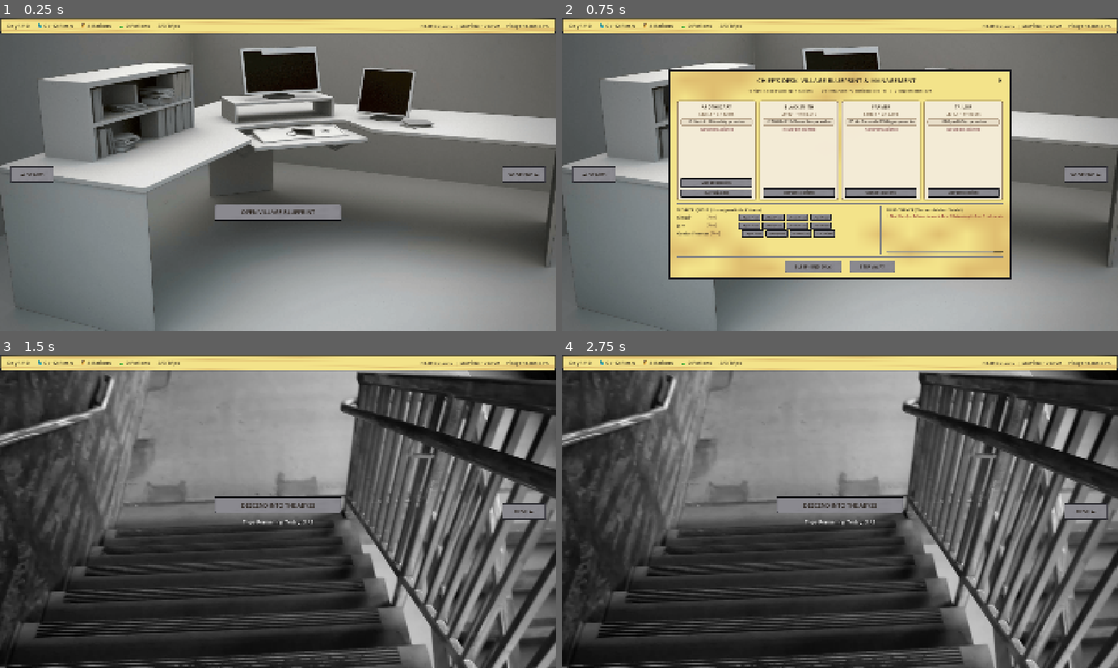
Above: before the commit, frames 1-4 (two rows, left to right).
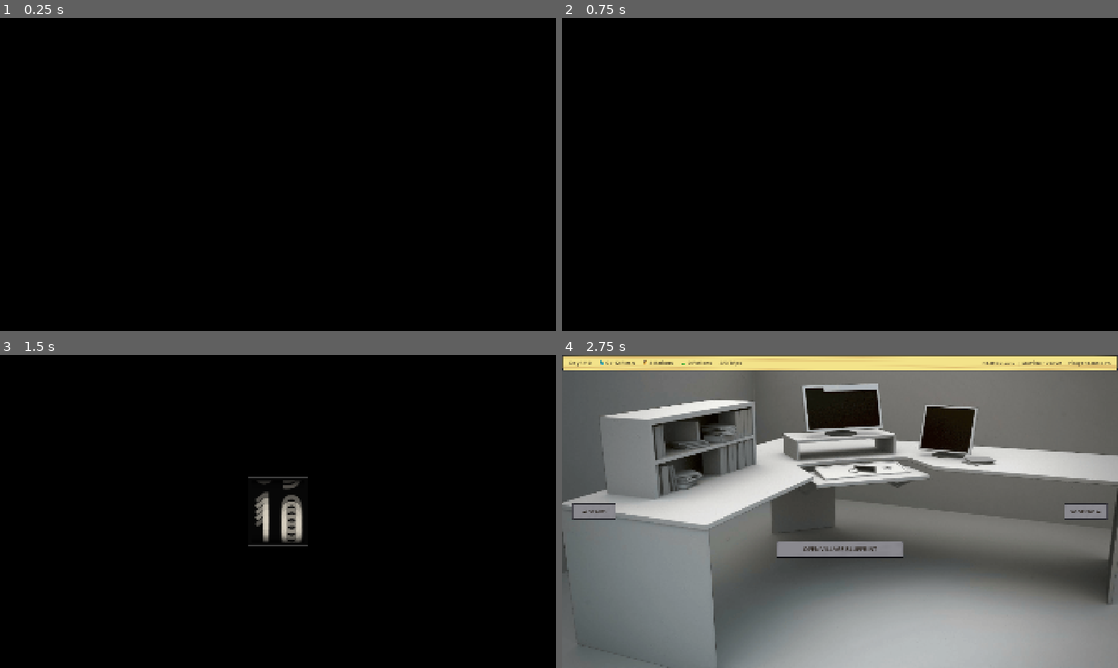
Above: after the commit, the same moments.

Repository: stir2/crunchy
Game: Godot game, scene res://Scenes/Main/main.tscn
The game is run twice, just before and just after one commit, with the same random seed, the same clock (stepped at 60 frames per second) and the same inputs.
Inputs (mouse positions are in pixels of both pictures, inside the frame that each line leads up to):
- Up to frame 1 (0.25 s): no input
- Up to frame 2 (0.75 s): click (840, 212) at 0.5 s, where only the run before the commit has a clickable "OPEN VILLAGE BLUEPRINT"
- Up to frame 3 (1.5 s): click (33, 511) at 1.25 s, where only the run before the commit has a clickable "◄ STAIRS"
- Up to frame 4 (2.75 s): tap Enter (ui_accept) at 2 s; move the mouse to (962, 495) at 2.02 s; hold Right from 2.03 s (still down); hold Enter (ui_accept) from 2.03 s (still down); click (962, 495) at 2.17 s

The runs differ from the first frame. In frame 1, 97% of the frame differs, in the area x 0-100%, y 0-100%; in frame 2, 99%; in frame 3, 92%; in frame 4, 80%.

Commit message:
Add intro/daily counter cutscene

Diff:
--- /dev/null
+++ b/Scenes/Cutscene/toll_cutscene.gd
@@ -0,0 +1,541 @@
+extends Control
+## Mechanical slot-style number wheel cutscene.
+## Black void + silence -> reels spin and agonizingly decelerate with Geiger clicks
+## -> heavy latch impact + housing shudder -> hard silence hold -> Chief's house.
+## Day 10: the number counts up from 1, accelerating into a blur, then brakes onto "∞".
+
+signal finished
+
+const HOUSE_SCENE := "res://Scenes/Village/House/house.tscn"
+
+const DIGIT_CELL_WIDTH := 92.0
+const INFINITY_CELL_WIDTH := 280.0
+const CELL_HEIGHT := 220.0
+const DIGIT_FONT_SIZE := 150
+
+const PRELUDE_TIME := 0.8
+const HOLD_TIME := 1.8
+const INFINITY_COUNT_TIME := 5.5 # 1 -> huge, accelerating
+const INFINITY_LAND_TIME := 1.6  # final brake onto the infinity symbol
+
+# --- audio tuning ---
+const SAMPLE_RATE := 44100
+const TICK_POOL := 6
+const TICK_MIN_INTERVAL_MS := 22 # caps the click rate so the frenzy stays a crackle, not mush
+const TICK_VOLUME_DB := -9.0
+const IMPACT_VOLUME_DB := -2.0
+
+enum Phase { PRELUDE, SPINNING, HOLD, DONE }
+
+@onready var reels_container: HBoxContainer = %ReelsContainer
+@onready var housing: Control = %Housing
+@onready var top_border: ColorRect = %TopBorder
+@onready var bottom_border: ColorRect = %BottomBorder
+@onready var aperture: Control = %Aperture
+@onready var top_shadow: ColorRect = %TopShadow
+@onready var bottom_shadow: ColorRect = %BottomShadow
+@onready var click_audio_player: AudioStreamPlayer = %ClickAudioPlayer
+
+var _phase := Phase.PRELUDE
+var _is_infinity := false
+var _reels: Array[DigitReel] = []
+var _landed_count := 0
+var _shake_root: Control # full-screen CenterContainer: rest position is always (0, 0)
+var _shake_tween: Tween
+
+var _tick_players: Array[AudioStreamPlayer] = []
+var _tick_idx := 0
+var _last_tick_ms := 0
+var _impact_player: AudioStreamPlayer
+
+
+## One wheel. `wheel` is a float position in symbol units; only 3 labels are ever alive.
+## Digit reels: wheel DEcreases while spinning, so digits scroll downward.
+## Counting reel (infinity): wheel INcreases 1 -> N, so numbers roll upward like a counter.
+class DigitReel extends Control:
+	signal tick
+	signal landed
+
+	const COUNT_TOP := 1000000 # infinity counter races from 1 to this
+	const BRAKE_DISTANCE := 15 # numbers it brakes through before landing on ∞
+	const BONE := Color(0.86, 0.83, 0.77, 1.0)
+	const CRIMSON := Color(0.85, 0.16, 0.16, 1.0)
+
+	var symbols: Array[String] = []
+	var target_index := 0
+	var counting := false
+	var cell_w := 92.0
+	var cell_h := 220.0
+	var base_font_size := 150
+	var is_landed := false
+
+	var _slots: Array = [] # 3 slots, each: [main, ghost-2, ghost-1, ghost+1, ghost+2]
+	var _blur_half := 0.0
+	var _last_step := 0
+	var _prev_wheel := 0.0
+	var _tween: Tween
+	var _kick_tween: Tween
+
+	var wheel := 0.0:
+		set(v):
+			wheel = v
+			_refresh()
+			var step := int(round(v))
+			if step != _last_step:
+				_last_step = step
+				if not is_landed:
+					tick.emit()
+
+	var kick := 0.0: # landing recoil, in pixels
+		set(v):
+			kick = v
+			_refresh()
+
+	func _init(p_symbols: Array[String], p_target: int, p_cell_w: float, p_cell_h: float, p_font_size: int, p_counting: bool = false) -> void:
+		symbols = p_symbols
+		target_index = p_target
+		counting = p_counting
+		cell_w = p_cell_w
+		cell_h = p_cell_h
+		base_font_size = p_font_size
+		custom_minimum_size = Vector2(cell_w, cell_h)
+		size = custom_minimum_size
+		clip_contents = true
+
+		# Motion blur = ghost copies of each label, offset vertically and faded by wheel speed.
+		# (A screen-texture shader can't be used: with several reels it samples a stale copy
+		# of the screen and blanks every reel after the first.)
+		for j in 3:
+			var layers: Array[Label] = []
+			for g in 5:
+				var lbl := Label.new()
+				lbl.size = Vector2(cell_w, cell_h)
+				lbl.horizontal_alignment = HORIZONTAL_ALIGNMENT_CENTER
+				lbl.vertical_alignment = VERTICAL_ALIGNMENT_CENTER
+				lbl.add_theme_font_size_override("font_size", base_font_size)
+				lbl.visible = (g == 0)
+				add_child(lbl)
+				layers.append(lbl)
+			_slots.append(layers)
+
+		set_process(false)
+		_last_step = target_index
+		wheel = float(target_index)
+
+	func _symbol_for(v: int) -> String:
+		if counting:
+			# Wheel decreases (scrolls DOWN, same as every other reel) while the
+			# displayed number m = -v counts UP; the end position is "∞".
+			var m := -v
+			if m >= -target_index:
+				return "∞"
+			if m < 1:
+				return ""
+			return str(m)
+		return symbols[posmod(v, symbols.size())]
+
+	func _fit_font(sym: String) -> int:
+		if counting and sym != "∞" and sym.length() > 0:
+			return mini(base_font_size, int(cell_w * 0.9 / (0.58 * sym.length())))
+		return base_font_size
+
+	const GHOST_MULT := [0.0, -1.0, -0.5, 0.5, 1.0]
+	const GHOST_ALPHA := [1.0, 0.25, 0.4, 0.4, 0.25]
+
+	func _refresh() -> void:
+		if _slots.is_empty():
+			return
+		var base := int(round(wheel))
+		var t := _blur_half / 44.0
+		for j in 3:
+			var v := base + j - 1
+			var sym := _symbol_for(v)
+			var y := (float(v) - wheel) * cell_h + kick
+			var layers: Array = _slots[j]
+			var changed: bool = (layers[0] as Label).text != sym
+			for g in 5:
+				var lbl: Label = layers[g]
+				if g > 0:
+					lbl.visible = _blur_half > 0.5
+					if not lbl.visible:
+						continue
+				if changed or (g > 0 and lbl.text != sym):
+					lbl.text = sym
+					lbl.add_theme_color_override("font_color", CRIMSON if sym == "∞" else BONE)
+					lbl.add_theme_font_size_override("font_size", _fit_font(sym))
+				lbl.position.y = y + GHOST_MULT[g] * _blur_half
+				lbl.modulate.a = lerpf(1.0, 0.55, t) if g == 0 else GHOST_ALPHA[g] * t * 1.6
+
+	func _process(delta: float) -> void:
+		var speed := absf(wheel - _prev_wheel) * cell_h / maxf(delta, 0.0001) # px/sec
+		_prev_wheel = wheel
+		_blur_half = clampf((speed - 500.0) * 0.012, 0.0, 44.0)
+		_refresh()
+
+	func _start_motion() -> void:
+		is_landed = false
+		_prev_wheel = wheel
+		set_process(true)
+
+	func _stop_motion() -> void:
+		set_process(false)
+		_blur_half = 0.0
+		_refresh()
+
+	func spin(rotations: int, duration: float) -> void:
+		var start := float(target_index + symbols.size() * rotations)
+		_last_step = int(round(start))
+		wheel = start
+		_start_motion()
+		_tween = create_tween()
+		_tween.tween_property(self, "wheel", float(target_index), duration) \
+			.set_trans(Tween.TRANS_QUINT).set_ease(Tween.EASE_OUT)
+		_tween.tween_callback(_land)
+
+	## Infinity: count 1 -> huge with exponential acceleration, then brake hard onto the symbol.
+	func spin_counting(count_time: float, land_time: float) -> void:
+		var lead := float(-target_index - BRAKE_DISTANCE)
+		_last_step = -1
+		wheel = -1.0
+		_start_motion()
+		_tween = create_tween()
+		_tween.tween_method(func(t: float) -> void: wheel = -pow(lead, t), 0.0, 1.0, count_time)
+		_tween.tween_property(self, "wheel", float(target_index), land_time) \
+			.set_trans(Tween.TRANS_QUINT).set_ease(Tween.EASE_OUT)
+		_tween.tween_callback(_land)
+
+	func _land() -> void:
+		is_landed = true
+		_stop_motion()
+		wheel = float(target_index)
+		# Heavy steel pawl drops into the gear
+		_kick_tween = create_tween()
+		_kick_tween.tween_property(self, "kick", 7.0, 0.04).set_trans(Tween.TRANS_QUAD).set_ease(Tween.EASE_OUT)
+		_kick_tween.tween_property(self, "kick", -2.0, 0.05).set_trans(Tween.TRANS_QUAD).set_ease(Tween.EASE_IN)
+		_kick_tween.tween_property(self, "kick", 0.0, 0.06).set_trans(Tween.TRANS_BOUNCE).set_ease(Tween.EASE_OUT)
+		landed.emit()
+
+	func snap_to_final() -> void:
+		if _tween != null and _tween.is_valid():
+			_tween.kill()
+		if _kick_tween != null and _kick_tween.is_valid():
+			_kick_tween.kill()
+		is_landed = true
+		_stop_motion()
+		_last_step = target_index
+		kick = 0.0
+		wheel = float(target_index)
+
+
+func _ready() -> void:
+	Input.set_mouse_mode(Input.MOUSE_MODE_HIDDEN)
+
+	_shake_root = housing.get_parent() as Control
+
+	var quota := GameController.current_quota()
+	# Day 10 quota is 0 -> display the impossible toll: "∞"
+	_is_infinity = quota == 0 or GameController.is_day_10()
+	var target := "∞" if _is_infinity else str(quota)
+
+	_setup_reels(target)
+	_setup_shadow_gradients()
+	_build_audio()
+
+	# Pure black void until the reels lurch to life
+	housing.visible = false
+	_run_sequence()
+
+
+func _exit_tree() -> void:
+	Input.set_mouse_mode(Input.MOUSE_MODE_VISIBLE)
+
+
+func _unhandled_input(event: InputEvent) -> void:
+	if not (event.is_action_pressed("ui_accept") or event.is_action_pressed("ui_cancel") \
+			or (event is InputEventMouseButton and event.pressed)):
+		return
+	match _phase:
+		Phase.PRELUDE, Phase.SPINNING:
+			_skip_to_landed()
+		Phase.HOLD:
+			_transition_to_house()
+
+
+func _setup_reels(quota_str: String) -> void:
+	for child in reels_container.get_children():
+		reels_container.remove_child(child)
+		child.queue_free()
+	_reels.clear()
+
+	var num_reels := 1 if _is_infinity else quota_str.length()
+	var widths: Array[float] = []
+	for i in num_reels:
+		widths.append(INFINITY_CELL_WIDTH if _is_infinity else DIGIT_CELL_WIDTH)
+
+	var separation := 2
+	reels_container.add_theme_constant_override("separation", separation)
+
+	var inner_w := float((num_reels - 1) * separation)
+	for w in widths:
+		inner_w += w
+	var total_w := inner_w + 24.0
+	var total_h := CELL_HEIGHT + 16.0
+
+	housing.custom_minimum_size = Vector2(total_w, total_h)
+	housing.size = Vector2(total_w, total_h)
+	top_border.size.x = total_w
+	bottom_border.size.x = total_w
+	bottom_border.position.y = total_h - 2.0
+
+	aperture.position = Vector2(12.0, 8.0)
+	aperture.size = Vector2(inner_w, CELL_HEIGHT)
+	top_shadow.position = Vector2(12.0, 8.0)
+	top_shadow.size = Vector2(inner_w, 42.0)
+	bottom_shadow.position = Vector2(12.0, total_h - 50.0)
+	bottom_shadow.size = Vector2(inner_w, 42.0)
+
+	var digits: Array[String] = []
+	for d in 10:
+		digits.append(str(d))
+
+	for i in num_reels:
+		var reel: DigitReel
+		if _is_infinity:
+			reel = DigitReel.new(digits, -(DigitReel.COUNT_TOP + 1), widths[i], CELL_HEIGHT, DIGIT_FONT_SIZE, true)
+		else:
+			reel = DigitReel.new(digits, int(quota_str.substr(i, 1)), widths[i], CELL_HEIGHT, DIGIT_FONT_SIZE)
+		reel.tick.connect(_play_tick)
+		reel.landed.connect(_on_reel_landed)
+		reels_container.add_child(reel)
+		_reels.append(reel)
+
+
+func _run_sequence() -> void:
+	await get_tree().create_timer(PRELUDE_TIME).timeout
+	if _phase != Phase.PRELUDE or not is_inside_tree():
+		return # skipped during the prelude
+	_phase = Phase.SPINNING
+	housing.visible = true
+
+	if _is_infinity:
+		_reels[0].spin_counting(INFINITY_COUNT_TIME, INFINITY_LAND_TIME)
+		return
+
+	for i in _reels.size():
+		# Tens land ~3.6s, ones ~4.8s, etc. Later reels also make more full turns.
+		var duration := 3.6 + i * 1.2 if _reels.size() > 1 else 4.2
+		_reels[i].spin(3 + i, duration)
+
+
+func _on_reel_landed() -> void:
+	if _phase != Phase.SPINNING:
+		return
+	_play_impact()
+	_shudder_housing()
+	_landed_count += 1
+	if _landed_count >= _reels.size():
+		_begin_hold()
+
+
+func _skip_to_landed() -> void:
+	housing.visible = true
+	for reel in _reels:
+		reel.snap_to_final()
+	_play_impact()
+	_shudder_housing()
+	_begin_hold()
+
+
+func _begin_hold() -> void:
+	if _phase == Phase.HOLD or _phase == Phase.DONE:
+		return
+	_phase = Phase.HOLD
+	# Hard, dread silence holding the number in darkness
+	await get_tree().create_timer(HOLD_TIME).timeout
+	if is_inside_tree():
+		_transition_to_house()
+
+
+func _shudder_housing() -> void:
+	if _shake_tween != null and _shake_tween.is_valid():
+		_shake_tween.kill()
+	_shake_root.position = Vector2.ZERO
+	_shake_tween = create_tween()
+	_shake_tween.tween_property(_shake_root, "position:y", 4.0, 0.03).set_trans(Tween.TRANS_QUAD)
+	_shake_tween.tween_property(_shake_root, "position:y", -2.0, 0.04).set_trans(Tween.TRANS_QUAD)
+	_shake_tween.tween_property(_shake_root, "position:y", 0.0, 0.05).set_trans(Tween.TRANS_BOUNCE)
+
+
+func _setup_shadow_gradients() -> void:
+	# Fade the top/bottom shadows toward the middle instead of flat bars over the digits.
+	var shader := Shader.new()
+	shader.code = """shader_type canvas_item;
+uniform bool flip = false;
+void fragment() {
+	float t = flip ? 1.0 - UV.y : UV.y;
+	COLOR = vec4(0.0, 0.0, 0.0, 0.85 * (1.0 - t) * (1.0 - t));
+}
+"""
+	for pair in [[top_shadow, false], [bottom_shadow, true]]:
+		var rect := pair[0] as ColorRect
+		var mat := ShaderMaterial.new()
+		mat.shader = shader
+		mat.set_shader_parameter("flip", pair[1])
+		rect.material = mat
+		rect.color = Color.WHITE
+
+
+# ---------------------------------------------------------------------------
+# Audio. Everything is synthesized so the cutscene works with no assets.
+# To use your own sounds, assign a stream to ClickAudioPlayer in the editor
+# (used for ticks); the impact is built in _make_impact().
+# ---------------------------------------------------------------------------
+
+func _build_audio() -> void:
+	var tick_streams: Array[AudioStream] = []
+	if click_audio_player.stream != null:
+		tick_streams.append(click_audio_player.stream)
+	else:
+		for i in 4:
+			tick_streams.append(_make_click(i))
+
+	# Small pool so fast ticks overlap instead of cutting each other off
+	_tick_players.append(click_audio_player)
+	for i in TICK_POOL - 1:
+		var p := AudioStreamPlayer.new()
+		p.bus = click_audio_player.bus
+		add_child(p)
+		_tick_players.append(p)
+	for i in _tick_players.size():
+		_tick_players[i].stream = tick_streams[i % tick_streams.size()]
+		_tick_players[i].volume_db = TICK_VOLUME_DB
+
+	_impact_player = AudioStreamPlayer.new()
+	_impact_player.bus = click_audio_player.bus
+	_impact_player.stream = _make_impact()
+	_impact_player.volume_db = IMPACT_VOLUME_DB
+	add_child(_impact_player)
+
+
+func _play_tick() -> void:
+	var now := Time.get_ticks_msec()
+	if now - _last_tick_ms < TICK_MIN_INTERVAL_MS:
+		return
+	_last_tick_ms = now
+	var p := _tick_players[_tick_idx]
+	_tick_idx = (_tick_idx + 1) % _tick_players.size()
+	p.pitch_scale = randf_range(0.92, 1.08)
+	p.volume_db = TICK_VOLUME_DB + randf_range(-3.0, 0.0)
+	p.play()
+
+
+func _play_impact() -> void:
+	if _impact_player != null:
+		_impact_player.play()
+
+
+## Geiger-tube style click: a very short dry "tk" (damped high ring) with a tiny low body,
+## softened by a low-pass and a dark, empty-room echo. Four slightly different variants.
+func _make_click(seed_i: int) -> AudioStreamWAV:
+	var rng := RandomNumberGenerator.new()
+	rng.seed = 7919 * (seed_i + 1)
+	var n := int(SAMPLE_RATE * 0.30)
+	var buf := PackedFloat32Array()
+	buf.resize(n)
+	var f1 := rng.randf_range(2200.0, 3000.0)
+	var f2 := rng.randf_range(4300.0, 5400.0)
+	var f0 := rng.randf_range(190.0, 250.0)
+	for i in n:
+		var t := float(i) / SAMPLE_RATE
+		buf[i] = cos(TAU * f1 * t) * exp(-t * 1000.0) * 0.8 \
+			+ cos(TAU * f2 * t) * exp(-t * 1600.0) * 0.35 \
+			+ sin(TAU * f0 * t) * exp(-t * 300.0) * 0.35
+	_lowpass(buf, 0.5)
+	_comb_reverb(buf, [0.029, 0.043, 0.067], [0.30, 0.24, 0.18], 0.45)
+	return _to_wav(buf, 0.6)
+
+
+## Heavy latch: sub-bass thud falling in pitch, a dull body thump and a few dark metallic
+## partials, with a long cold echo. Deliberately nothing like the tick.
+func _make_impact() -> AudioStreamWAV:
+	var rng := RandomNumberGenerator.new()
+	rng.seed = 424242
+	var n := int(SAMPLE_RATE * 1.6)
+	var buf := PackedFloat32Array()
+	buf.resize(n)
+	var partials := [[418.0, 24.0, 0.30], [697.0, 32.0, 0.22], [1133.0, 44.0, 0.16], [1769.0, 60.0, 0.10]]
+	var phase := 0.0
+	var noise_lp := 0.0
+	for i in n:
+		var t := float(i) / SAMPLE_RATE
+		phase += TAU * (36.0 + 90.0 * exp(-t * 16.0)) / SAMPLE_RATE
+		var v := sin(phase) * exp(-t * 4.0)
+		noise_lp += 0.12 * ((rng.randf() * 2.0 - 1.0) - noise_lp)
+		v += noise_lp * exp(-t * 90.0) * 1.4
+		var attack := 1.0 - exp(-t * 3000.0)
+		for p in partials:
+			v += cos(TAU * p[0] * t) * exp(-t * p[1]) * p[2] * attack
+		buf[i] = v
+	_lowpass(buf, 0.3)
+	_comb_reverb(buf, [0.071, 0.103, 0.139, 0.181], [0.50, 0.46, 0.40, 0.34], 0.35)
+	return _to_wav(buf, 0.95)
+
+
+func _lowpass(buf: PackedFloat32Array, a: float) -> void:
+	var y := 0.0
+	for i in buf.size():
+		y += a * (buf[i] - y)
+		buf[i] = y
+
+
+func _comb_reverb(buf: PackedFloat32Array, delays: Array, gains: Array, damp: float) -> void:
+	var n := buf.size()
+	var dry := buf.duplicate()
+	for k in delays.size():
+		var d := int(float(delays[k]) * SAMPLE_RATE)
+		var g: float = gains[k]
+		var comb := PackedFloat32Array()
+		comb.resize(n)
+		var lp := 0.0
+		for i in n:
+			var fb := 0.0
+			if i >= d:
+				lp += damp * (comb[i - d] - lp)
+				fb = lp * g
+			comb[i] = dry[i] + fb
+		for i in n:
+			buf[i] += comb[i] - dry[i]
+
+
+func _to_wav(buf: PackedFloat32Array, peak: float) -> AudioStreamWAV:
+	var n := buf.size()
+	var m := 0.0001
+	for x in buf:
+		m = maxf(m, absf(x))
+	var data := PackedByteArray()
+	data.resize(n * 2)
+	for i in n:
+		var fade := minf(1.0, float(n - i) / (n * 0.1)) # no click at the very end
+		var v := clampf(buf[i] / m * peak * fade, -1.0, 1.0)
+		data.encode_s16(i * 2, int(v * 32767.0))
+	var wav := AudioStreamWAV.new()
+	wav.format = AudioStreamWAV.FORMAT_16_BITS
+	wav.mix_rate = SAMPLE_RATE
+	wav.stereo = false
+	wav.data = data
+	return wav
+
+
+func _transition_to_house() -> void:
+	if _phase == Phase.DONE:
+		return
+	_phase = Phase.DONE
+
+	Input.set_mouse_mode(Input.MOUSE_MODE_VISIBLE)
+	finished.emit()
+
+	var main := get_tree().current_scene
+	if main != null and main.has_method("change_scene"):
+		main.change_scene(HOUSE_SCENE)
+	else:
+		get_tree().change_scene_to_file(HOUSE_SCENE)
--- /dev/null
+++ b/Scenes/Cutscene/toll_cutscene.tscn
@@ -0,0 +1,101 @@
+[gd_scene format=3 uid="uid://c6y78w2a4kdp3"]
+
+[ext_resource type="Script" uid="uid://ban8cp5gt5t2e" path="res://Scenes/Cutscene/toll_cutscene.gd" id="1_cutscene"]
+
+[node name="TollCutscene" type="Control" unique_id=1439978767]
+layout_mode = 3
+anchors_preset = 15
+anchor_right = 1.0
+anchor_bottom = 1.0
+grow_horizontal = 2
+grow_vertical = 2
+script = ExtResource("1_cutscene")
+
+[node name="Background" type="ColorRect" parent="." unique_id=1195683389]
+layout_mode = 1
+anchors_preset = 15
+anchor_right = 1.0
+anchor_bottom = 1.0
+grow_horizontal = 2
+grow_vertical = 2
+color = Color(0, 0, 0, 1)
+
+[node name="CenterContainer" type="CenterContainer" parent="." unique_id=480700397]
+layout_mode = 1
+anchors_preset = 15
+anchor_right = 1.0
+anchor_bottom = 1.0
+grow_horizontal = 2
+grow_vertical = 2
+
+[node name="Housing" type="Control" parent="CenterContainer" unique_id=255152329]
+unique_name_in_owner = true
+custom_minimum_size = Vector2(300, 220)
+layout_mode = 2
+
+[node name="HousingBackground" type="ColorRect" parent="CenterContainer/Housing" unique_id=44376081]
+layout_mode = 1
+anchors_preset = 15
+anchor_right = 1.0
+anchor_bottom = 1.0
+grow_horizontal = 2
+grow_vertical = 2
+color = Color(0.03, 0.03, 0.03, 1)
+
+[node name="TopBorder" type="ColorRect" parent="CenterContainer/Housing" unique_id=972696358]
+unique_name_in_owner = true
+layout_mode = 0
+offset_right = 300.0
+offset_bottom = 2.0
+color = Color(0.25, 0.25, 0.25, 1)
+
+[node name="BottomBorder" type="ColorRect" parent="CenterContainer/Housing" unique_id=1137706655]
+unique_name_in_owner = true
+layout_mode = 0
+offset_top = 218.0
+offset_right = 300.0
+offset_bottom = 220.0
+color = Color(0.25, 0.25, 0.25, 1)
+
+[node name="Aperture" type="Control" parent="CenterContainer/Housing" unique_id=1410911818]
+unique_name_in_owner = true
+clip_contents = true
+anchors_preset = 0
+offset_left = 20.0
+offset_top = 10.0
+offset_right = 280.0
+offset_bottom = 210.0
+
+[node name="ReelsContainer" type="HBoxContainer" parent="CenterContainer/Housing/Aperture" unique_id=38931359]
+unique_name_in_owner = true
+layout_mode = 1
+anchors_preset = 15
+anchor_right = 1.0
+anchor_bottom = 1.0
+grow_horizontal = 2
+grow_vertical = 2
+theme_override_constants/separation = 16
+alignment = 1
+
+[node name="TopShadow" type="ColorRect" parent="CenterContainer/Housing" unique_id=2118108804]
+unique_name_in_owner = true
+layout_mode = 0
+offset_left = 20.0
+offset_top = 10.0
+offset_right = 280.0
+offset_bottom = 46.0
+mouse_filter = 2
+color = Color(0, 0, 0, 0.65)
+
+[node name="BottomShadow" type="ColorRect" parent="CenterContainer/Housing" unique_id=1356229593]
+unique_name_in_owner = true
+layout_mode = 0
+offset_left = 20.0
+offset_top = 174.0
+offset_right = 280.0
+offset_bottom = 210.0
+mouse_filter = 2
+color = Color(0, 0, 0, 0.65)
+
+[node name="ClickAudioPlayer" type="AudioStreamPlayer" parent="." unique_id=491070399]
+unique_name_in_owner = true
--- a/Scenes/Main/main.gd
+++ b/Scenes/Main/main.gd
@@ -3,12 +3,13 @@
 ## Switch scenes with: get_tree().current_scene.change_scene("res://Scenes/...tscn")
 
 const HOUSE_SCENE := "res://Scenes/Village/House/house.tscn"
+const CUTSCENE_SCENE := "res://Scenes/Cutscene/toll_cutscene.tscn"
 
 var active_scene: Node
 
 
 func _ready() -> void:
-	change_scene(HOUSE_SCENE)
+	change_scene(CUTSCENE_SCENE)
 
 
 func change_scene(path: String) -> void:
--- a/Scenes/Village/House/house.gd
+++ b/Scenes/Village/House/house.gd
@@ -1,6 +1,7 @@
 extends Node2D
 
 const ABYSS_SCENE := "res://Scenes/Underground/abyss.tscn"
+const CUTSCENE_SCENE := "res://Scenes/Cutscene/toll_cutscene.tscn"
 
 enum RoomPanel { STAIRS = 0, DESK = 1, WINDOW = 2 }
 
@@ -73,6 +74,7 @@
 
 	set_panel(RoomPanel.DESK)
 	_refresh_top_hud()
+	VillageManager.check_next_refugee()
 
 
 func _unhandled_input(event: InputEvent) -> void:
@@ -254,8 +256,19 @@
 
 func _on_night_resolved(report: Dictionary) -> void:
 	print("Night report: ", report)
+	if bool(report.get("wiped", false)):
+		return
 	# Re-open on the Desk panel each morning
 	set_panel(RoomPanel.DESK)
+	call_deferred("_transition_to_morning_cutscene")
+
+
+func _transition_to_morning_cutscene() -> void:
+	var main := get_tree().current_scene
+	if main != null and main.has_method("change_scene"):
+		main.change_scene(CUTSCENE_SCENE)
+	else:
+		get_tree().change_scene_to_file(CUTSCENE_SCENE)
 
 
 func _on_village_wiped() -> void:
Not shown, added: Scenes/Cutscene/toll_cutscene.gd.uid
